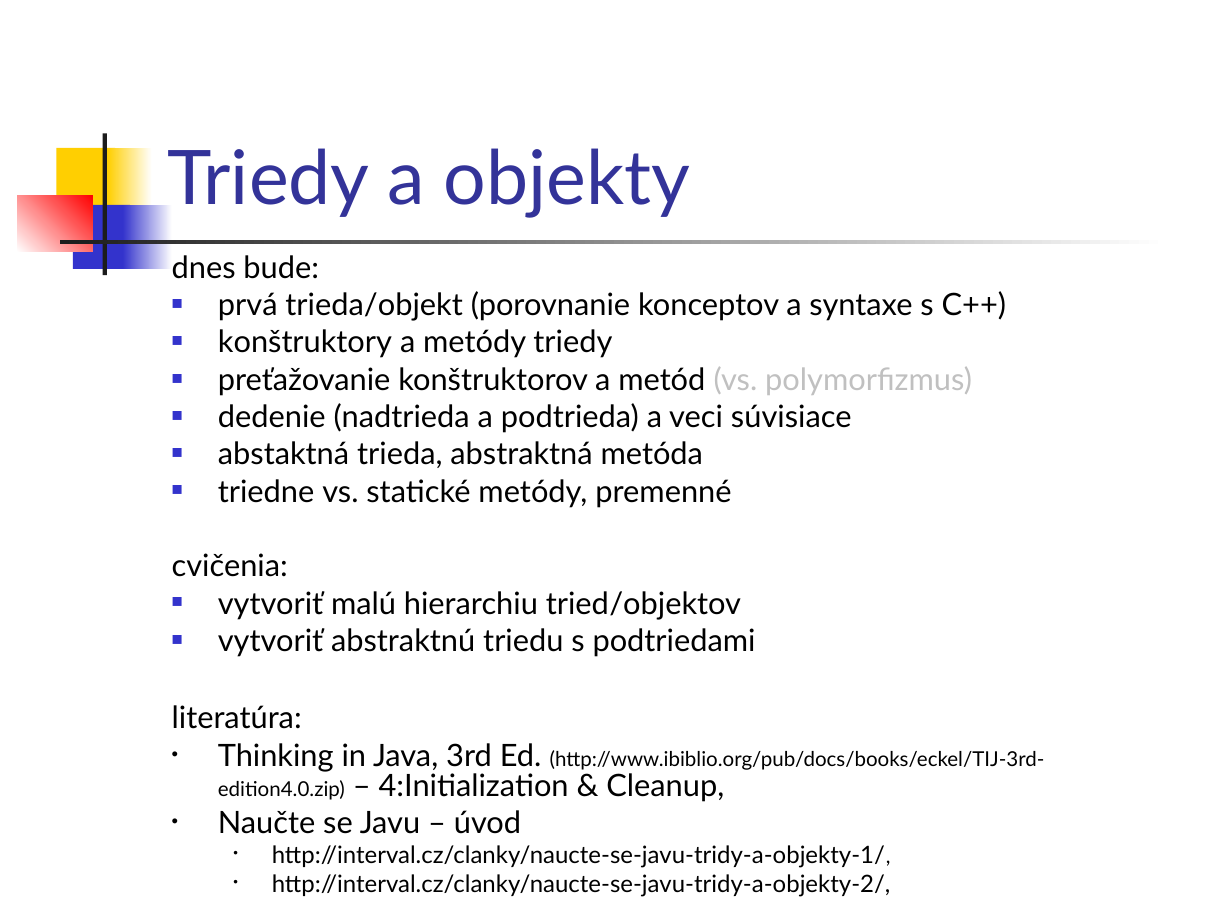
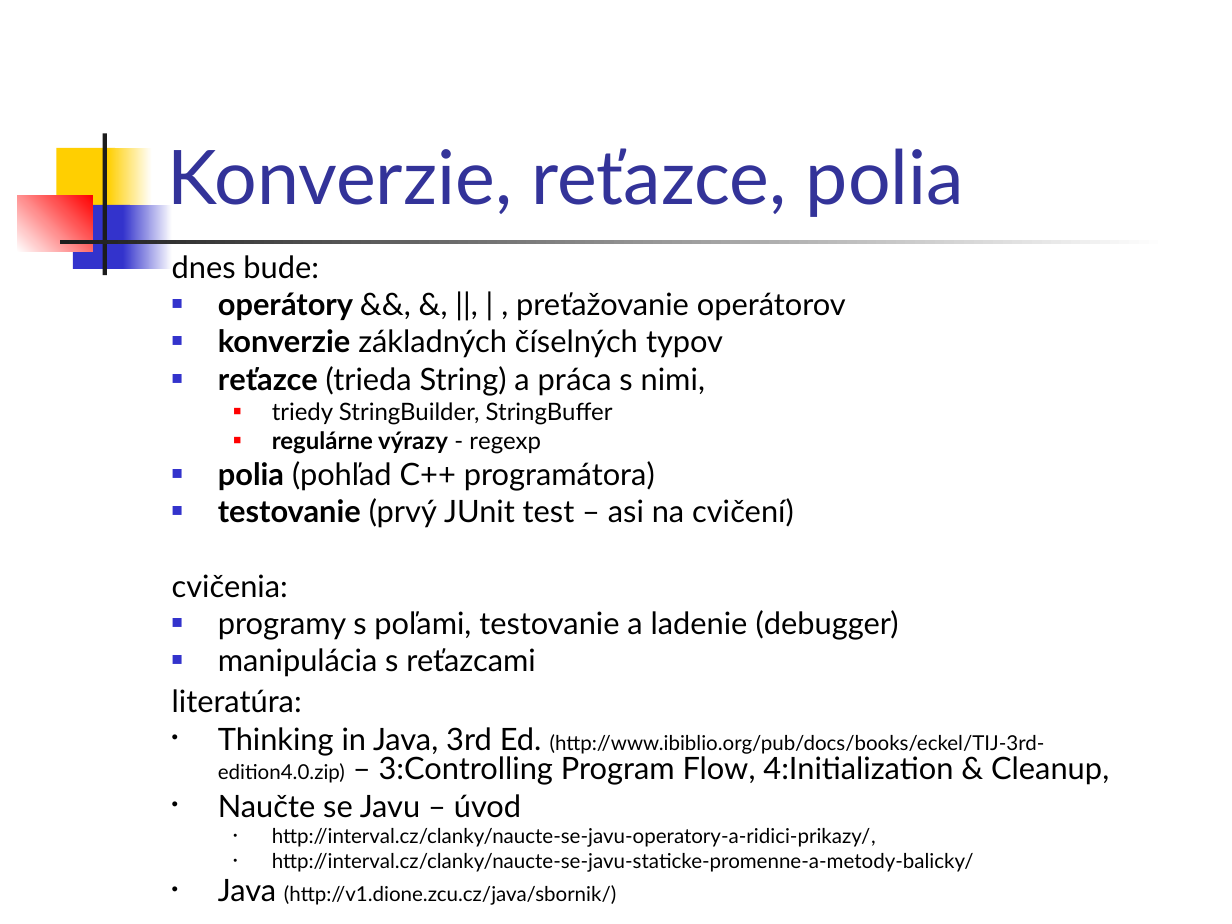
Before and after one commit to Programovanie4/Prednasky, a slide deck: slide 2 of 02/02_java.ppt (slide 10 before the commit). Drawn at 1232x924 pixels with LibreOffice and Linux fonts; fonts in the diff are those of the drawing. Boxes give left, top, right and bottom in pixels: in the first picture for what was removed or moved away, otherwise in the second. Text is boxed around its words. In the diff, an @@ line names an element or a change of style, - is before the commit and + after.

```diff
--- a/02/02_java.ppt
+++ b/02/02_java.ppt
@@ title at <box>167,148,964,217</box>: text changed @@
-Triedy a objekty
+Konverzie, reťazce, polia
@@ text at <box>218,292,846,528</box>: text changed @@
-■ prvá trieda/objekt (porovnanie konceptov a syntaxe s C++)
-■ konštruktory a metódy triedy
-■ preťažovanie konštruktorov a metód (vs. polymorfizmus)
-■ dedenie (nadtrieda a podtrieda) a veci súvisiace
-■ abstaktná trieda, abstraktná metóda
-■ triedne vs. statické metódy, premenné
+■ operátory &&, &, ||, | , preťažovanie operátorov
+■ konverzie základných číselných typov
+■ reťazce (trieda String) a práca s nimi,
+  ■ triedy StringBuilder, StringBuffer
+  ■ regulárne výrazy - regexp
+■ polia (pohľad C++ programátora)
+■ testovanie (prvý JUnit test – asi na cvičení)
@@ text at <box>218,610,899,677</box>: text changed @@
-■ vytvoriť malú hierarchiu tried/objektov
-■ vytvoriť abstraktnú triedu s podtriedami
+■ programy s poľami, testovanie a ladenie (debugger)
+■ manipulácia s reťazcami
@@ text at <box>218,727,1109,785</box>: text changed; size 12 to 18 pt @@
-• Thinking in Java, 3rd Ed. (http://www.ibiblio.org/pub/docs/books/eckel/TIJ-3rd-edition4.0.zip) – 4:Initialization & Cleanup,
+• Thinking in Java, 3rd Ed. (http://www.ibiblio.org/pub/docs/books/eckel/TIJ-3rd-edition4.0.zip) – 3:Controlling Program Flow, 4:Initialization & Cleanup,
@@ text at <box>218,828,974,905</box>: text changed; size 14 to 12 pt @@
-  • http://interval.cz/clanky/naucte-se-javu-tridy-a-objekty-1/,
-  • http://interval.cz/clanky/naucte-se-javu-tridy-a-objekty-2/,
+  • http://interval.cz/clanky/naucte-se-javu-operatory-a-ridici-prikazy/,
+  • http://interval.cz/clanky/naucte-se-javu-staticke-promenne-a-metody-balicky/
+• Java (http://v1.dione.zcu.cz/java/sbornik/)
```
Also in this commit, not shown: 4 other slides changed, 55 slides added, 45 slides removed, 4 other files.
